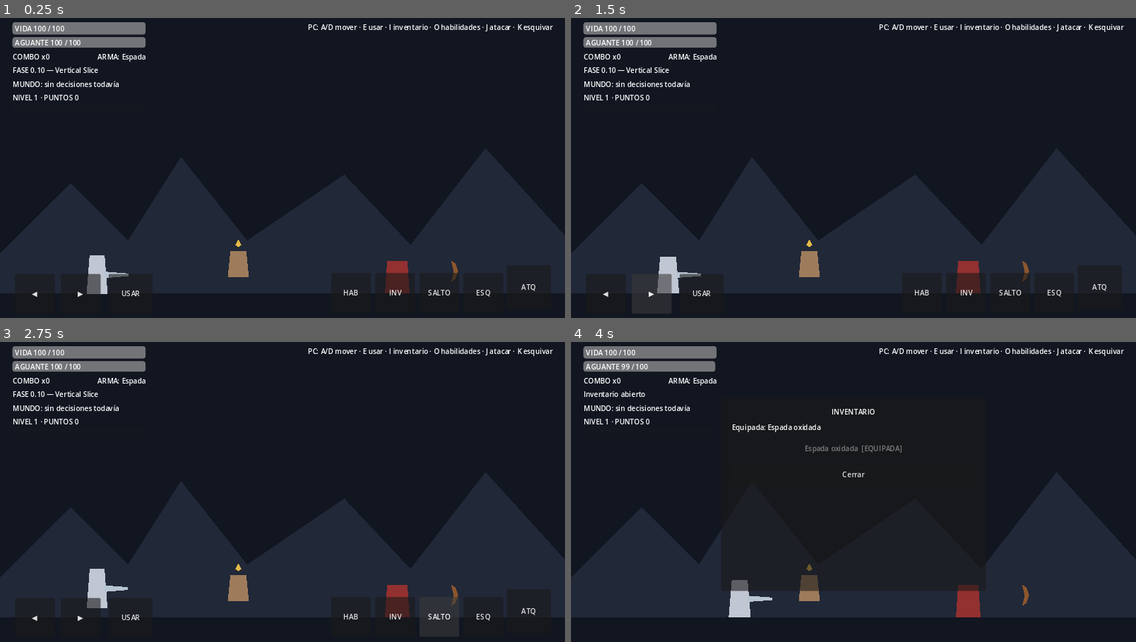
Above: before the commit, frames 1-4 (two rows, left to right).
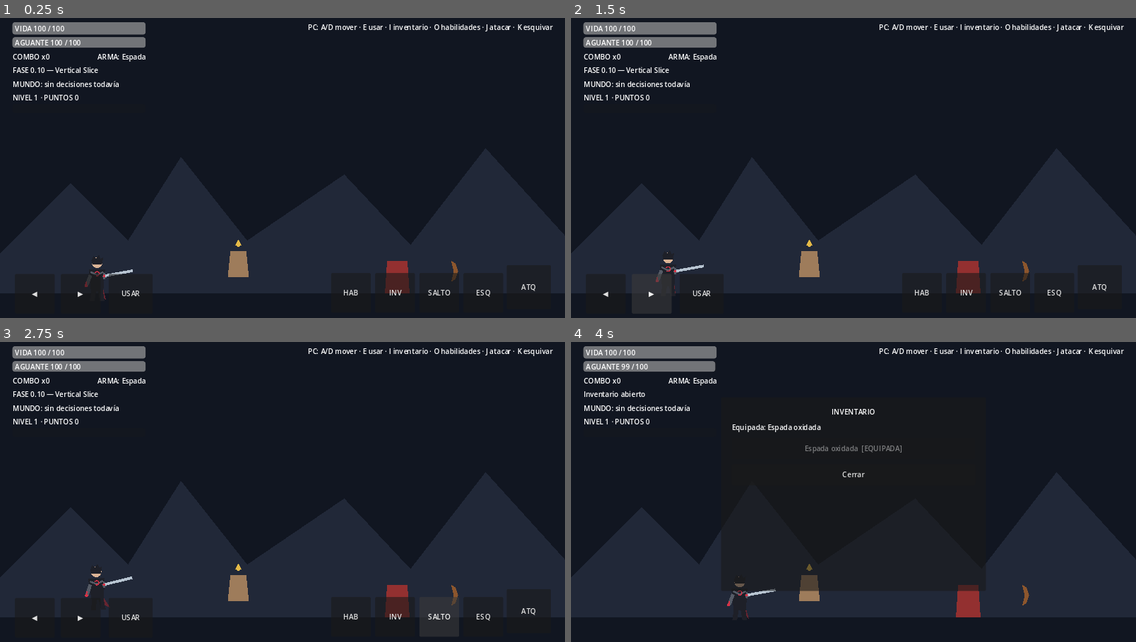
Above: after the commit, the same moments.

Repository: LoloscarPrr/EchoFragment
Game: Godot game, scene res://scenes/main/Main.tscn
Same seed, same stepped clock (60 frames per second), same inputs: the game is played once before the commit and once after it.
Inputs:
- Up to frame 1 (0.25 s): no input
- Up to frame 2 (1.5 s): click "◀" at 0.5 s; click "▶" at 1.25 s
- Up to frame 3 (2.75 s): click "SALTO" at 2 s
- Up to frame 4 (4 s): click "ESQ" at 2.75 s; click "INV" at 3.5 s

The runs differ from the first frame. In frame 1, 0.5% of the frame differs, in the area x 15-24%, y 79-94%; in frame 2, 0.5%; in frame 3, 0.5%, in the area x 15-24%, y 74-89%; in frame 4, 0.5%.

Commit message:
feat: integrate Portador animation pilot into player controller

Diff:
--- a/scripts/player/Player.gd
+++ b/scripts/player/Player.gd
@@ -31,6 +31,8 @@
 var weapon_mode := WeaponMode.SWORD
 var inventory := Inventory.new()
 var progression := Progression.new()
+var animation_controller := CharacterAnimationController.new()
+var proxy_visual: ProtagonistProxyVisual
 
 var _combo_step := 0
 var _last_attack_time := -99.0
@@ -50,6 +52,9 @@
 	health = max_health
 	stamina = max_stamina
 	_visual_base_scale = visual.scale
+	proxy_visual = ProtagonistProxyVisual.new()
+	add_child(proxy_visual)
+	visual.visible = false
 	health_changed.emit(health, max_health)
 	stamina_changed.emit(stamina, max_stamina)
 	inventory.add_item(&"rusted_sword")
@@ -61,7 +66,7 @@
 	weapon_changed.emit(_weapon_name())
 
 func _physics_process(delta: float) -> void:
-	var now := Time.get_ticks_msec() / 1000.0
+	var now: float = Time.get_ticks_msec() / 1000.0
 	_regen_stamina(delta, now)
 
 	if not is_on_floor():
@@ -82,16 +87,26 @@
 	else:
 		velocity.x = move_toward(velocity.x, 0.0, deceleration * delta)
 
-	if can_control and Input.is_action_just_pressed("jump") and is_on_floor():
+	if can_control and Input.is_action_just_pressed("jump"):
+		animation_controller.buffer_action(&"jump")
+
+	if can_control and animation_controller.has_buffered(&"jump") and (is_on_floor() or animation_controller.can_coyote_jump()):
+		animation_controller.consume_buffered(&"jump")
+		animation_controller.start_jump()
 		velocity.y = jump_velocity
 
 	if can_control and Input.is_action_just_pressed("dodge"):
 		_try_dodge(direction, now)
 
 	if can_control and Input.is_action_just_pressed("attack"):
+		animation_controller.buffer_action(&"attack")
+
+	if can_control and animation_controller.has_buffered(&"attack") and now >= _attack_locked_until:
+		animation_controller.consume_buffered(&"attack")
 		_try_attack(now)
 
 	move_and_slide()
+	animation_controller.tick(is_on_floor(), velocity)
 	_update_visual(delta)
 
 func equip_weapon(item_id: StringName) -> bool:
@@ -198,6 +213,8 @@
 			_attack_daggers(now)
 
 func _attack_sword(now: float) -> void:
+	if _combo_step == 0 or now - _last_attack_time > combo_window:
+		animation_controller.start_light_attack()
 	if now - _last_attack_time <= combo_window:
 		_combo_step = (_combo_step % 3) + 1
 	else:
@@ -282,6 +299,8 @@
 	projectile.configure(facing, damage, speed, knockback, global_position)
 
 func _update_visual(delta: float) -> void:
+	if is_instance_valid(proxy_visual):
+		proxy_visual.configure(animation_controller.state, animation_controller.state_progress(), facing)
 	if absf(velocity.x) > 15.0 and is_on_floor():
 		var bob := sin(Time.get_ticks_msec() * 0.018) * 2.0
 		visual.position.y = move_toward(visual.position.y, bob, 40.0 * delta)
@@ -311,9 +330,10 @@
 		velocity.x = knock_dir * knockback
 		velocity.y = -120.0
 
-	var tween := create_tween()
-	tween.tween_property(visual, "modulate:a", 0.2, 0.05)
-	tween.tween_property(visual, "modulate:a", 1.0, 0.10)
+	animation_controller.start_light_hit()
+	var tween := create_tween()
+	tween.tween_property(proxy_visual, "modulate:a", 0.25, 0.05)
+	tween.tween_property(proxy_visual, "modulate:a", 1.0, 0.10)
 
 	if health == 0:
 		die()
